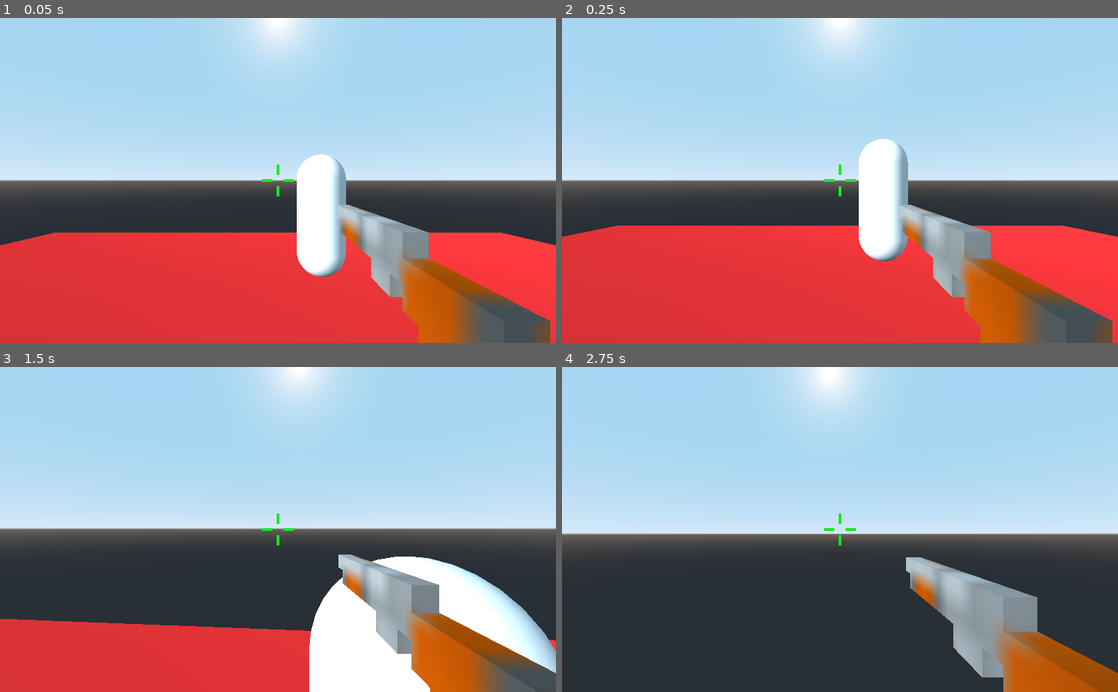
Above: before the commit, frames 1-4 (two rows, left to right).
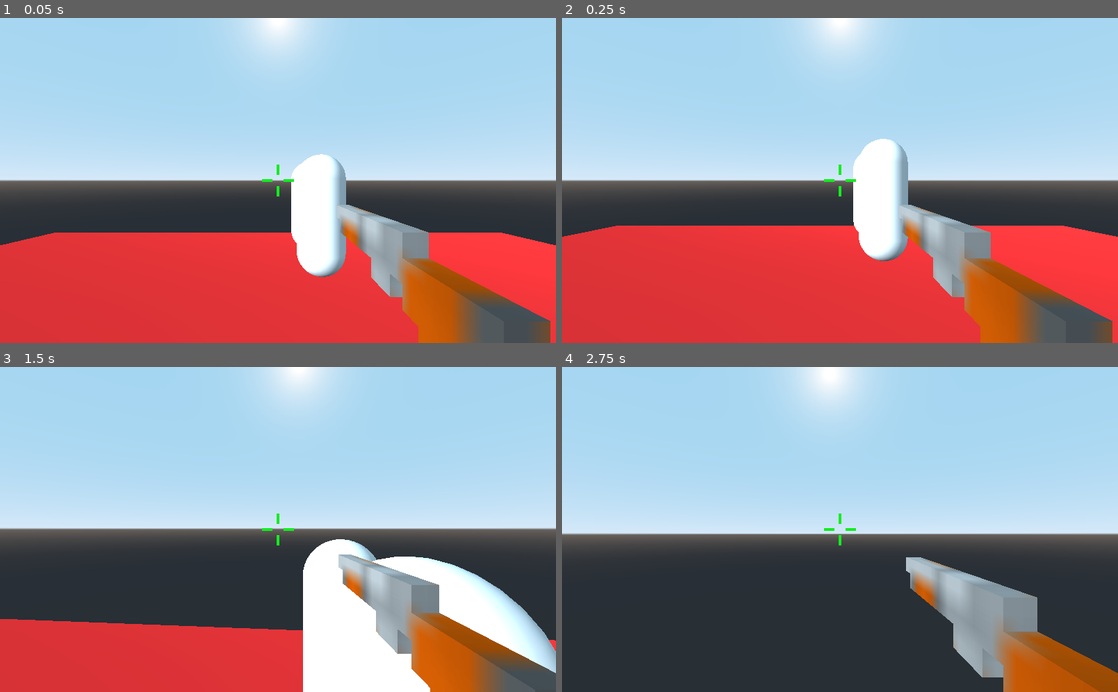
Above: after the commit, the same moments.

Repository: Joakimt04/Mannen-Offensive
Game: Godot game, scene res://Scenes/World.tscn
The game is run twice, just before and just after one commit, with the same random seed, the same clock (stepped at 60 frames per second) and the same inputs.
Inputs (mouse positions are in pixels of both pictures, inside the frame that each line leads up to):
- Up to frame 1 (0.05 s): no input
- Up to frame 2 (0.25 s): no input
- Up to frame 3 (1.5 s): move the mouse to (305, 529) at 0.52 s; press the mouse at (305, 529) at 0.53 s; hold W (move_forward) from 0.53 s (still down); tap Space (jump) at 0.77 s; move the mouse to (250, 529) at 1.27 s; release the mouse at (250, 529) at 1.28 s; click (250, 529) at 1.35 s
- Up to frame 4 (2.75 s): keep holding W (move_forward); tap Space (jump) at 1.52 s; move the mouse to (851, 523) at 2.02 s; press the mouse at (851, 523) at 2.03 s

The runs differ from the first frame. In frame 1, 0.2% of the frame differs, in the area x 52-55%, y 44-70%; in frame 2, 0.2%; in frame 3, 1.7%, in the area x 54-68%, y 52-100%; in frame 4, nothing differs.

Commit message:
Bullet decals

Diff:
--- /dev/null
+++ b/Scenes/BulletDecal.tscn
@@ -0,0 +1,16 @@
+[gd_scene load_steps=4 format=2]
+
+[ext_resource path="res://Scripts/BulletDecal.gd" type="Script" id=1]
+
+[sub_resource type="QuadMesh" id=1]
+
+[sub_resource type="SpatialMaterial" id=2]
+albedo_color = Color( 0, 0, 0, 1 )
+
+[node name="BulletDecal" type="Spatial"]
+script = ExtResource( 1 )
+
+[node name="MeshInstance" type="MeshInstance" parent="."]
+transform = Transform( -1, 0, -8.74228e-08, 0, 1, 0, 8.74228e-08, 0, -1, 0, 0, -0.02 )
+mesh = SubResource( 1 )
+material/0 = SubResource( 2 )
--- a/Scenes/Player.tscn
+++ b/Scenes/Player.tscn
@@ -76,9 +76,6 @@
 margin_right = -9.99997
 margin_bottom = 2.5
 color = Color( 0.0745098, 0.929412, 0.12549, 1 )
-__meta__ = {
-"_edit_use_anchors_": false
-}
 
 [node name="ColorRect2" type="ColorRect" parent="Head/Camera/CanvasLayer"]
 anchor_left = 0.5
--- a/Scenes/World.tscn
+++ b/Scenes/World.tscn
@@ -31,3 +31,6 @@
 
 [node name="Enemy" parent="." instance=ExtResource( 2 )]
 transform = Transform( 1, 0, 0, 0, 1, 0, 0, 0, 1, 1.77322, 3.81074, -9.63128 )
+
+[node name="Enemy2" parent="." instance=ExtResource( 2 )]
+transform = Transform( 1, 0, 0, 0, 1, 0, 0, 0, 1, 1.77322, 3.81074, -13.4721 )
--- /dev/null
+++ b/Scripts/BulletDecal.gd
@@ -0,0 +1,5 @@
+extends Spatial
+
+
+func _ready():
+	pass
